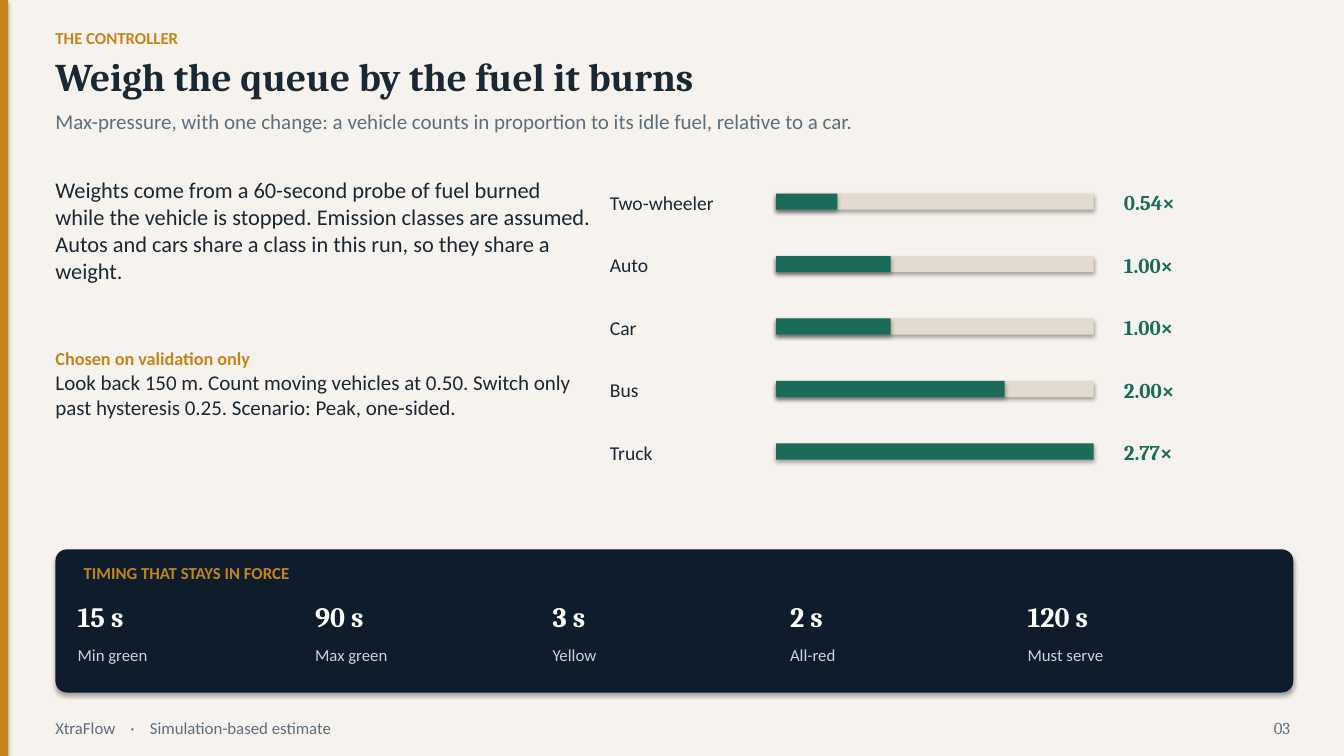
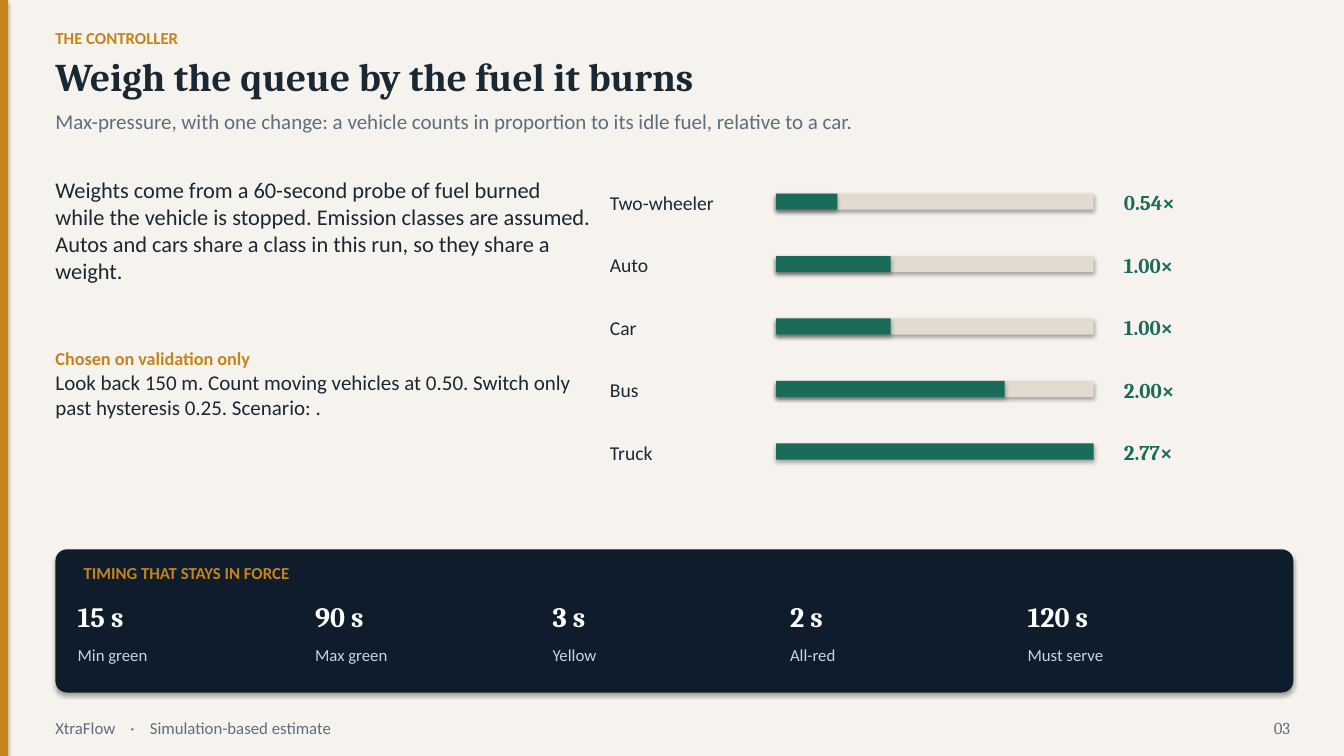
Before and after one commit to couder-04/XtraFlow, a slide deck: slide 3 of results/deck.pptx. Drawn at 1344x756 pixels with LibreOffice and Linux fonts; fonts in the diff are those of the drawing. Boxes give left, top, right and bottom in pixels: in the first picture for what was removed or moved away, otherwise in the second. Text is boxed around its words. In the diff, an @@ line names an element or a change of style, - is before the commit and + after.

```diff
--- a/results/deck.pptx
+++ b/results/deck.pptx
@@ text at bbox=[55, 375, 570, 419]: text changed @@
-Look back 150 m. Count moving vehicles at 0.50. Switch only past hysteresis 0.25. Scenario: Peak, one-sided.
+Look back 150 m. Count moving vehicles at 0.50. Switch only past hysteresis 0.25. Scenario: .
```
Also in this commit, not shown: 10 other slides changed, 55 other files.
